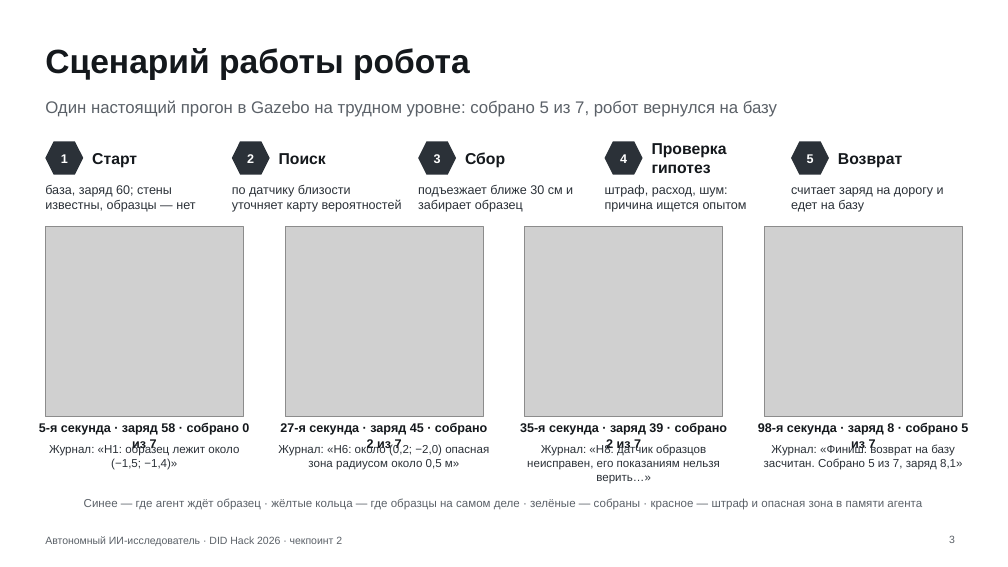
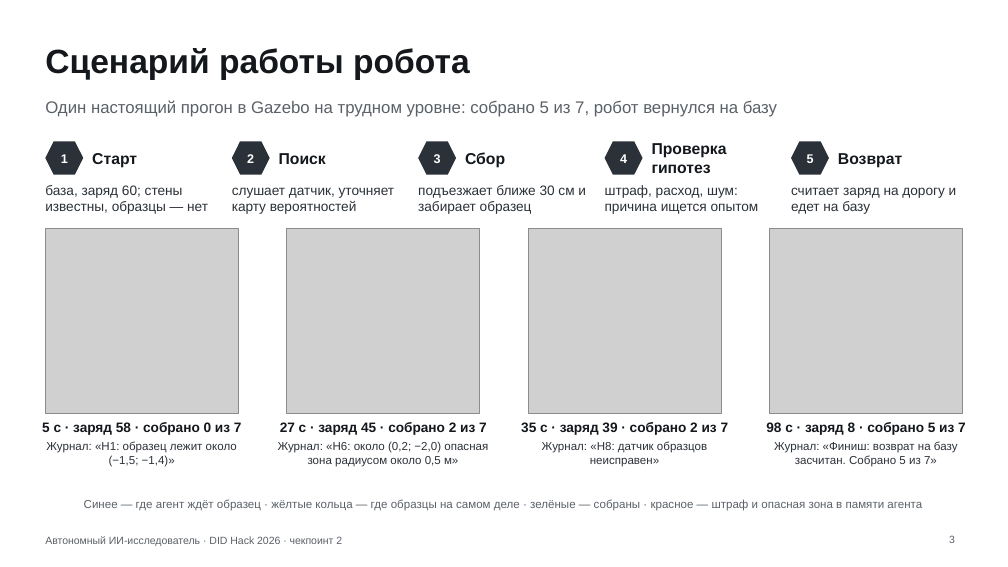
Before and after one commit to Mput13/did-hack, a slide deck: slide 3 of presentation/checkpoint2.pptx. Drawn at 1008x567 pixels with LibreOffice and Linux fonts; fonts in the diff are those of the drawing; grey boxes stand for pictures. Boxes give left, top, right and bottom in pixels: in the first picture for what was removed or moved away, otherwise in the second. Text is boxed around its words. In the diff, an @@ line names an element or a change of style, - is before the commit and + after.

```diff
--- a/presentation/checkpoint2.pptx
+++ b/presentation/checkpoint2.pptx
@@ text at box(232, 187, 395, 214): text changed; size 12 to 13 pt @@
-по датчику близости уточняет карту вероятностей
+слушает датчик, уточняет карту вероятностей
@@ size 12 to 13 pt in 4 elements at box(45, 185, 208, 214), box(418, 185, 586, 214), box(605, 185, 759, 214), box(791, 187, 957, 214) @@
@@ picture: place and size @@
-picture at box(45, 227, 243, 417)
+picture at box(45, 228, 238, 413)
@@ picture: place and size @@
-picture at box(285, 227, 483, 417)
+picture at box(287, 228, 479, 413)
@@ picture: place and size @@
-picture at box(525, 227, 723, 417)
+picture at box(529, 228, 721, 413)
@@ picture: place and size @@
-picture at box(765, 227, 963, 417)
+picture at box(770, 228, 963, 413)
@@ vertical alignment top to middle in 4 elements at box(280, 422, 487, 435), box(521, 422, 729, 435), box(42, 422, 242, 435), box(766, 421, 966, 435) @@
@@ text "Журнал: «H1: образец лежит около ..." rewrapped from box(49, 444, 386, 470) to box(46, 441, 237, 467) @@
@@ text at box(42, 422, 242, 435): text changed; size 12 to 13 pt @@
-5-я секунда · заряд 58 · собрано 0 из 7
+5 с · заряд 58 · собрано 0 из 7
@@ text "Журнал: «H6: около (0,2; −2,0) ..." rewrapped from box(208, 444, 489, 470) to box(278, 441, 488, 467) @@
@@ text at box(280, 422, 487, 435): text changed; size 12 to 13 pt @@
-27-я секунда · заряд 45 · собрано 2 из 7
+27 с · заряд 45 · собрано 2 из 7
@@ text at box(521, 422, 729, 435): text changed; size 12 to 13 pt @@
-35-я секунда · заряд 39 · собрано 2 из 7
+35 с · заряд 39 · собрано 2 из 7
@@ text at box(542, 441, 707, 467): text changed @@
-Журнал: «H8: датчик образцов неисправен, его показаниям нельзя верить…»
+Журнал: «H8: датчик образцов неисправен»
@@ text at box(766, 421, 966, 435): text changed; size 12 to 13 pt @@
-98-я секунда · заряд 8 · собрано 5 из 7
+98 с · заряд 8 · собрано 5 из 7
@@ text at box(774, 441, 958, 467): text changed @@
-Журнал: «Финиш: возврат на базу засчитан. Собрано 5 из 7, заряд 8,1»
+Журнал: «Финиш: возврат на базу засчитан. Собрано 5 из 7»
```
Also in this commit, not shown: 7 other slides changed, 31 other files.
